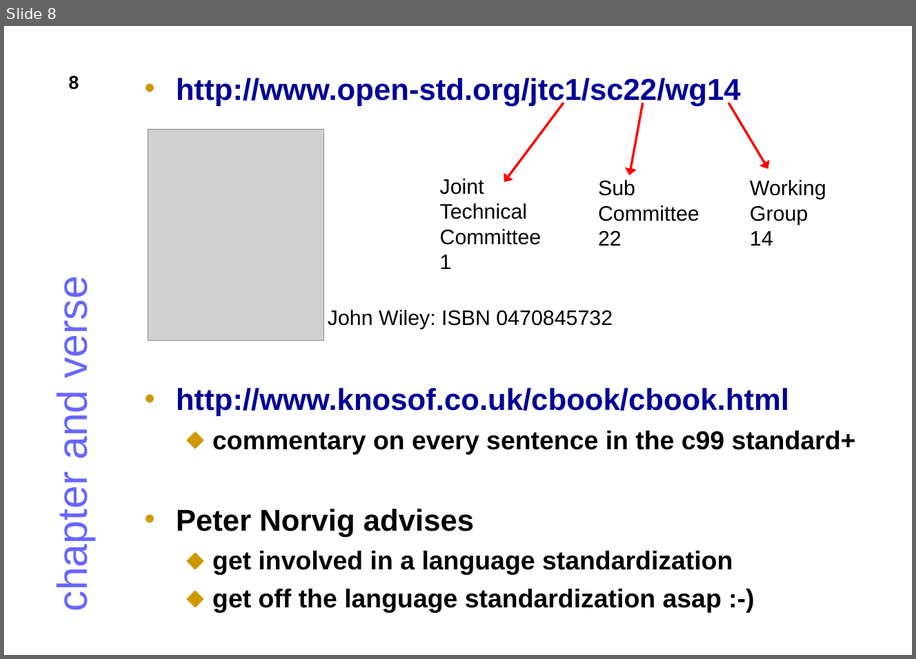
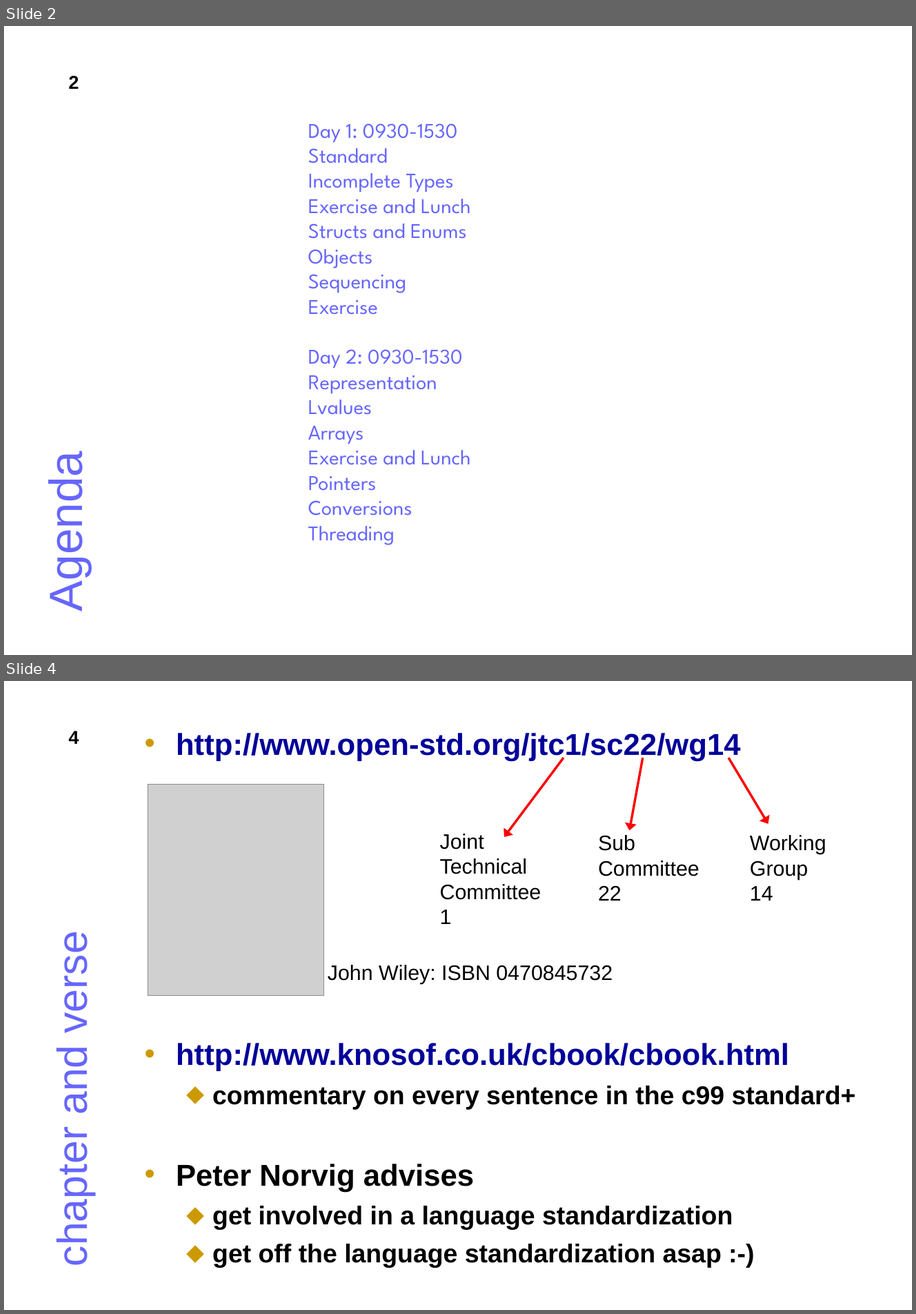
Before and after one commit to JonJagger/two-day-courses, a slide deck: ca/CAdvanced.odp. Shown one above the other, each under a label of ours: slide 8 before the commit, slides 2 and 4 after it; the slides between them are not shown. The pictures are 916x659 and 916x1314 pixels, drawn with LibreOffice and Linux fonts; fonts in the diff are those of the drawing; grey boxes stand for pictures. Boxes give left, top, right and bottom in pixels: in the first picture for what was removed or moved away, otherwise in the second. Text is boxed around its words. In the diff, an @@ line names an element or a change of style, - is before the commit and + after.

Commit message:
Move threads to the end. Add front page and agenda

```diff
--- a/ca/CAdvanced.odp
+++ b/ca/CAdvanced.odp
@@ slide 2 added at [4, 26, 912, 655], background #FFFFFF @@
@@ page number added at [69, 76, 79, 89], 16 pt, text #000000, bold @@
+2
@@ text added at [308, 123, 471, 545], 18 pt, text #6666FF @@
+Day 1: 0930-1530
+Standard
+Incomplete Types
+Exercise and Lunch
+Structs and Enums
+Objects
+Sequencing
+Exercise
+Day 2: 0930-1530
+Representation
+Lvalues
+Arrays
+Exercise and Lunch
+Pointers
+Conversions
+Threading
@@ title added at [40, 467, 92, 606], 40 pt, text #6666FF @@
+Agenda
@@ what was slide 8 is now slide 4 @@
@@ page number at [69, 731, 79, 744]: text changed @@
-8
+4
```
Also in this commit, not shown: 40 slides changed, 1 other slide added.
